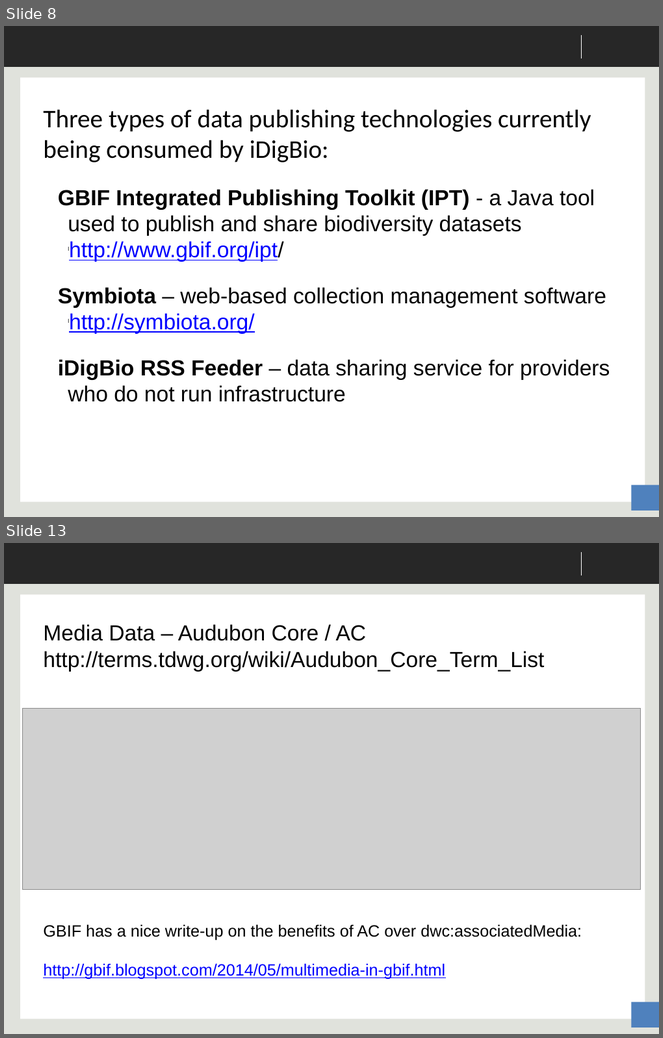
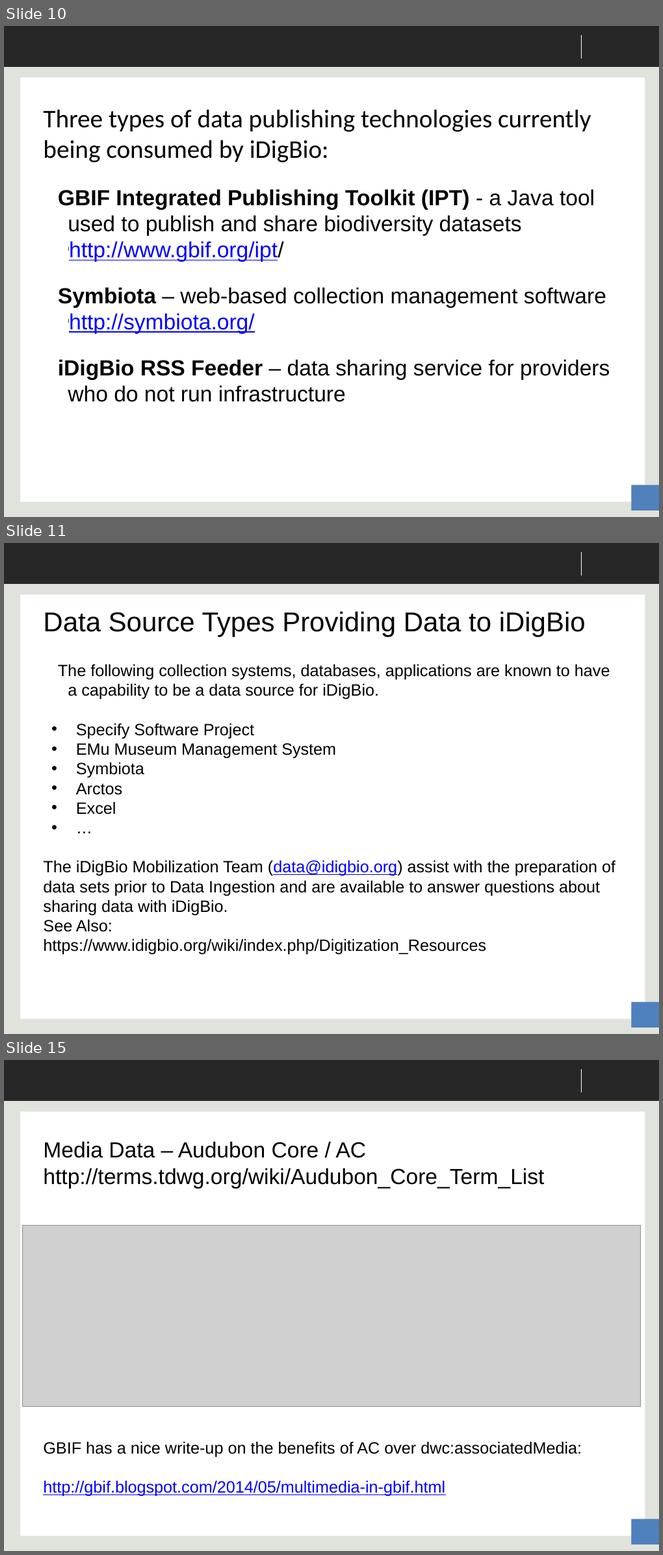
Before and after one commit to danstoner/idigbio-scratch, a slide deck: iDigBio Data Ingestion - CYWG 2014.pptx. Shown one above the other, each under a label of ours: slides 8 and 13 before the commit, slides 10, 11 and 15 after it; the slides between them are not shown. The pictures are 663x1038 and 663x1555 pixels, drawn with LibreOffice and Linux fonts; fonts in the diff are those of the drawing; grey boxes stand for pictures; background and template pictures are left out. Boxes give left, top, right and bottom in pixels: in the first picture for what was removed or moved away, otherwise in the second. Text is boxed around its words. In the diff, an @@ line names an element or a change of style, - is before the commit and + after.

```diff
--- a/iDigBio Data Ingestion - CYWG 2014.pptx
+++ b/iDigBio Data Ingestion - CYWG 2014.pptx
@@ slide 11 added at [4,543,659,1034], background #E0E2DC; not listed: 4 template elements that a slide beside it also shows @@
@@ title added at [43,611,586,637], 30 pt, text #000000 @@
+Data Source Types Providing Data to iDigBio
@@ text added at [43,664,616,955], 18 pt, text #000000 @@
+The following collection systems, databases, applications are known to have a capability to be a data source for iDigBio.
+• Specify Software Project
+• EMu Museum Management System
+• Symbiota
+• Arctos
+• Excel
+• …
+The iDigBio Mobilization Team (data@idigbio.org) assist with the preparation of data sets prior to Data Ingestion and are available to answer questions about sharing data with iDigBio.
+See Also:
+https://www.idigbio.org/wiki/index.php/Digitization_Resources
@@ what was slide 8 is now slide 10 @@
@@ what was slide 13 is now slide 15 @@
```
Also in this commit, not shown: 4 slides changed, 2 other slides added, 1 other file.
